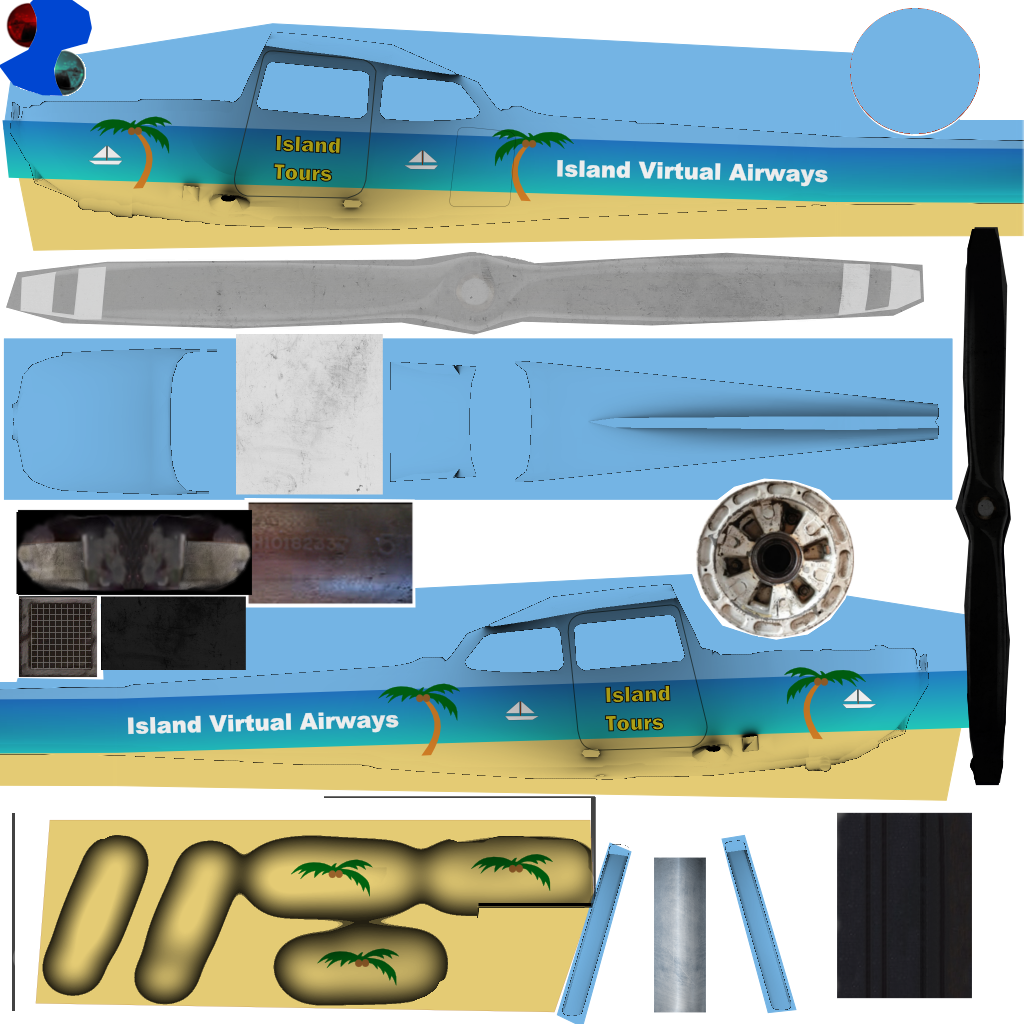
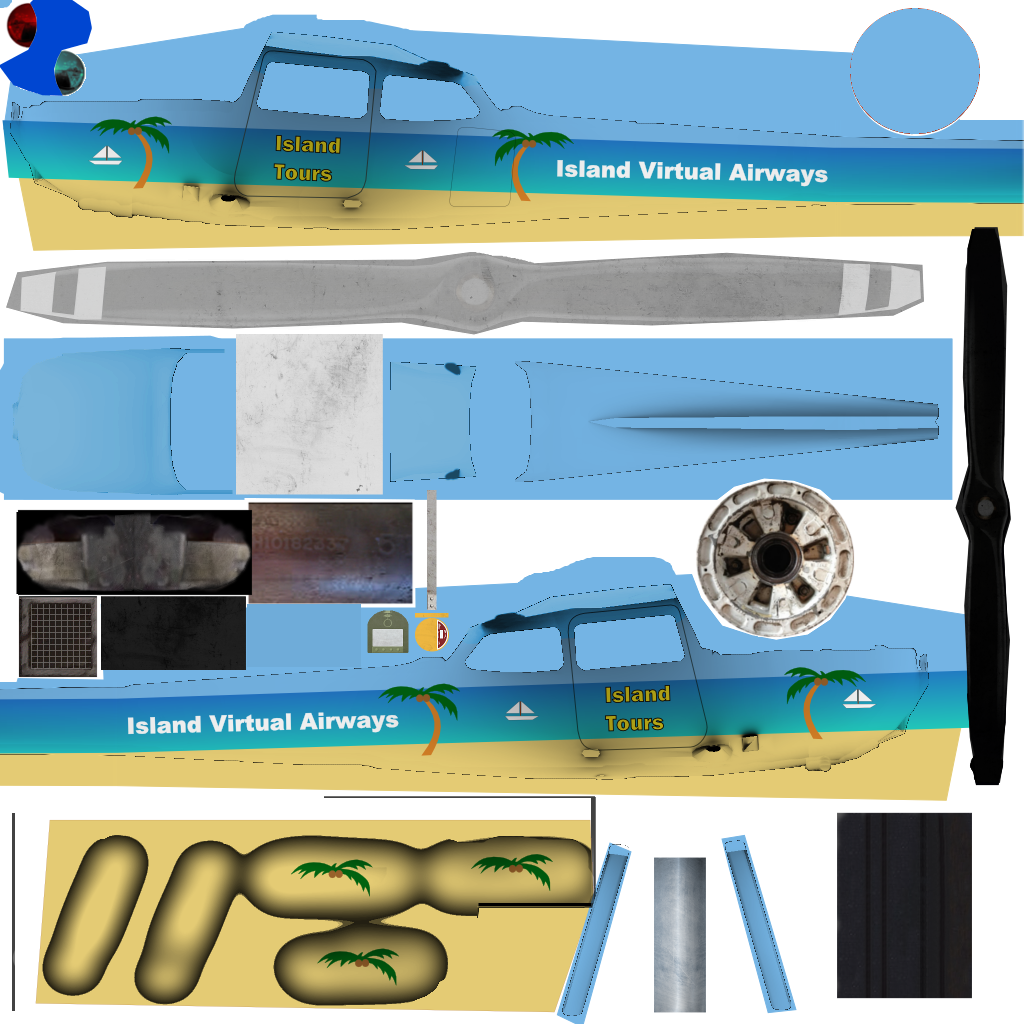
Layers edited between the first and the second 1024 × 1024 image:
added layer "Clipboard #6" above "Clipboard #5" over (x1=0, y1=0, x2=687, y2=645)
added layer "Clipboard #5" above "Clipboard #4" over (x1=18, y1=489, x2=449, y2=670)
